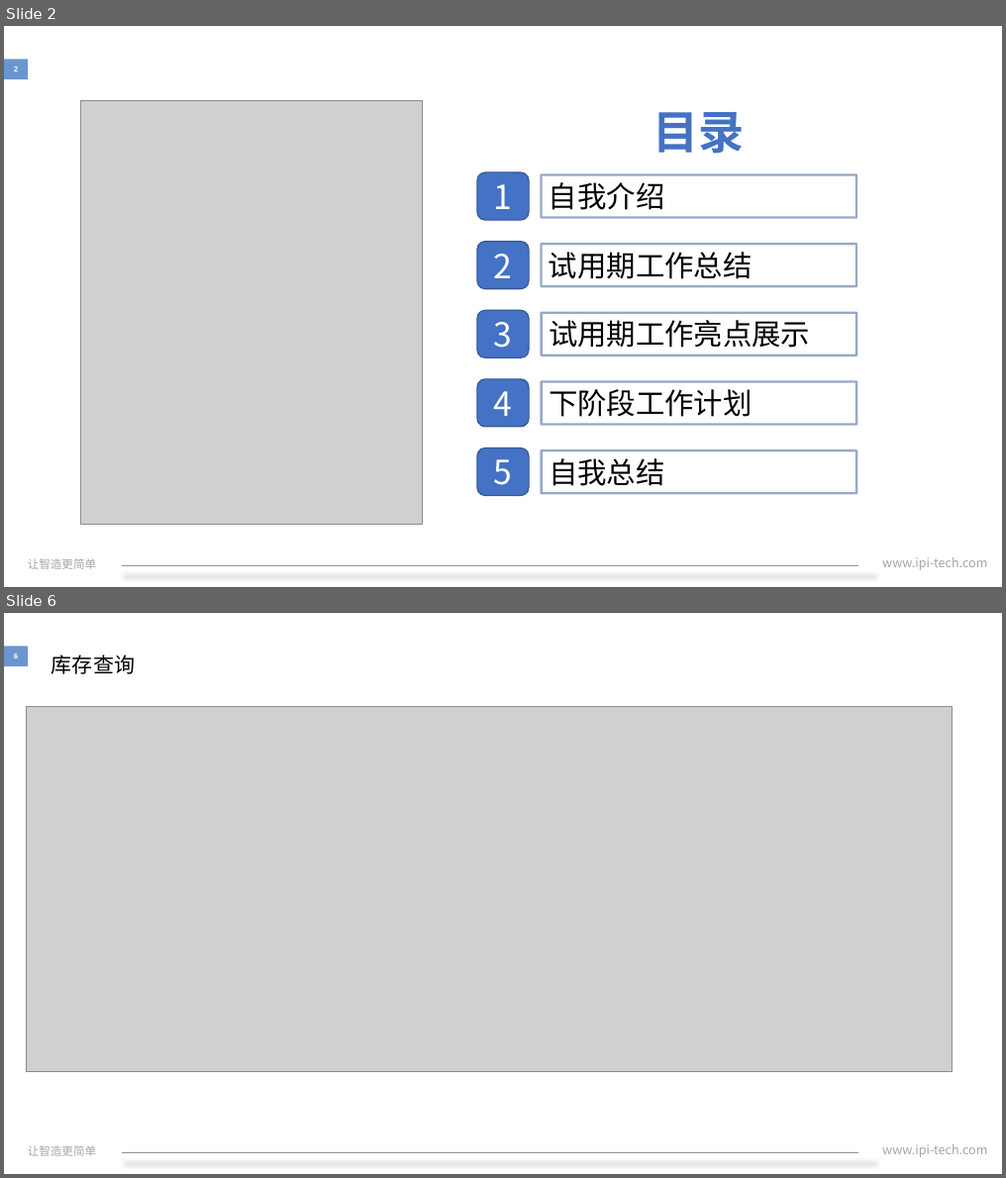
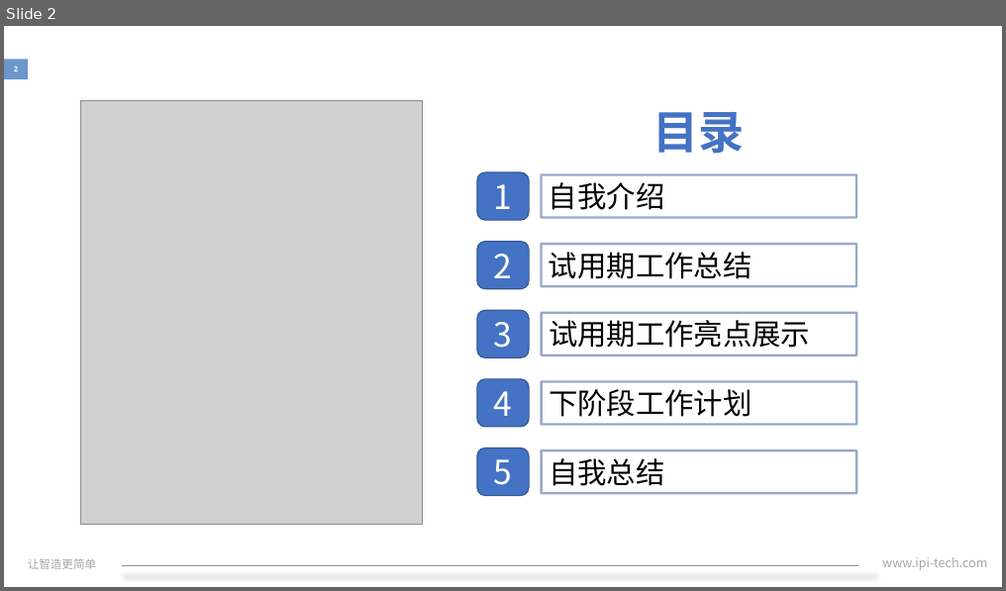
Before and after one commit to xiaozixiang/DocMent, a slide deck: IPI-HR-30-07A转正述职报告.pptx. Shown one above the other, each under a label of ours: slides 2 and 6 before the commit, slide 2 after it; the slides between them are not shown. The pictures are 1006x1178 and 1006x591 pixels, drawn with LibreOffice and Linux fonts; fonts in the diff are those of the drawing; grey boxes stand for pictures; background and template pictures are left out. Boxes give left, top, right and bottom in pixels: in the first picture for what was removed or moved away, otherwise in the second. Text is boxed around its words. In the diff, an @@ line names an element or a change of style, - is before the commit and + after.

```diff
--- a/IPI-HR-30-07A转正述职报告.pptx
+++ b/IPI-HR-30-07A转正述职报告.pptx
@@ slide 6 removed at (x1=4, y1=613, x2=1002, y2=1174), background #FFFFFF; not listed: 4 template elements that a slide beside it also shows @@
@@ text removed at (x1=52, y1=655, x2=135, y2=674) @@
-库存查询
@@ picture removed at (x1=26, y1=707, x2=952, y2=1072) @@
```
Also in this commit, not shown: 15 slides changed, 4 slides added, 2 other slides removed.
